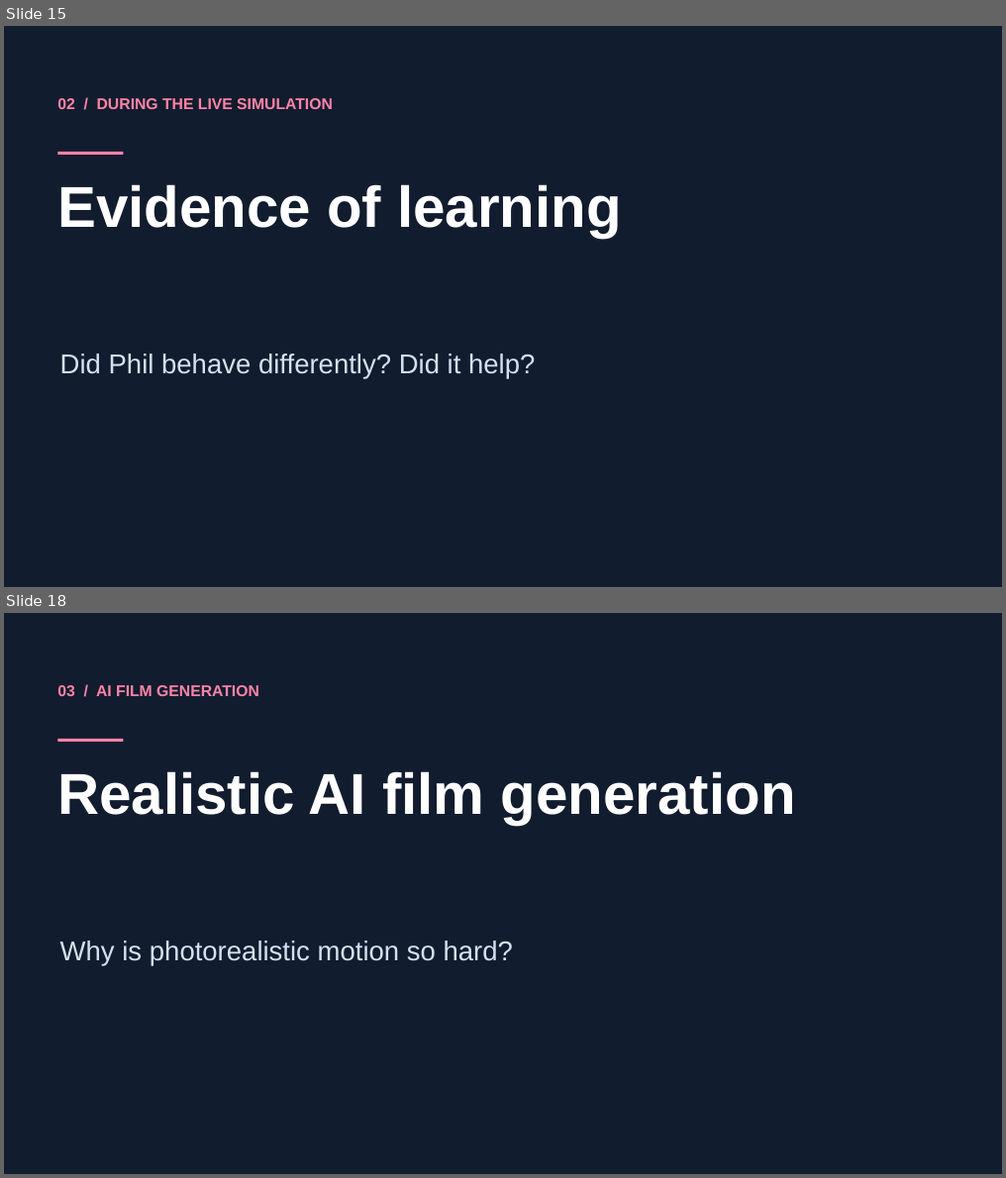
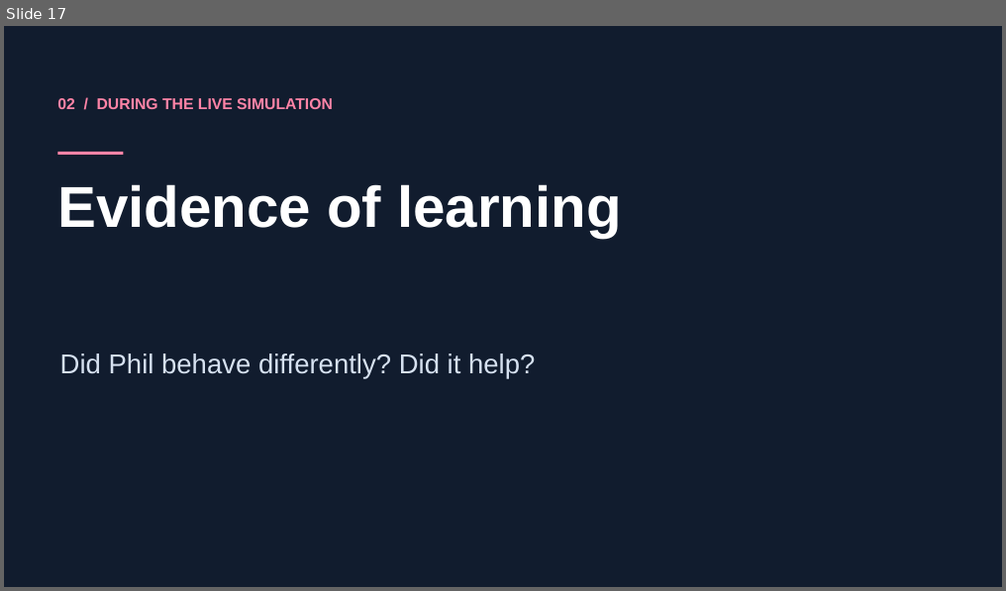
Before and after one commit to PeemCS/Agents_trapped_in_a_time_loop, a slide deck: showcase/presentation/Loopday-Talk-Deck.pptx. Shown one above the other, each under a label of ours: slides 15 and 18 before the commit, slide 17 after it; the slides between them are not shown. The pictures are 1006x1178 and 1006x591 pixels, drawn with LibreOffice and Linux fonts; fonts in the diff are those of the drawing. Boxes give left, top, right and bottom in pixels: in the first picture for what was removed or moved away, otherwise in the second. Text is boxed around its words. In the diff, an @@ line names an element or a change of style, - is before the commit and + after.

```diff
--- a/showcase/presentation/Loopday-Talk-Deck.pptx
+++ b/showcase/presentation/Loopday-Talk-Deck.pptx
@@ slide 18 removed at (x1=4, y1=613, x2=1002, y2=1174), background #111C2E @@
@@ text removed at (x1=57, y1=685, x2=259, y2=696) @@
-03 / AI FILM GENERATION
@@ rectangle removed at (x1=57, y1=739, x2=124, y2=742) @@
@@ text removed at (x1=57, y1=771, x2=796, y2=824) @@
-Realistic AI film generation
@@ text removed at (x1=60, y1=941, x2=513, y2=966) @@
-Why is photorealistic motion so hard?
@@ what was slide 15 is now slide 17 @@
```
Also in this commit, not shown: 18 slides changed, 2 slides added, 2 other slides removed, 1 other file.
